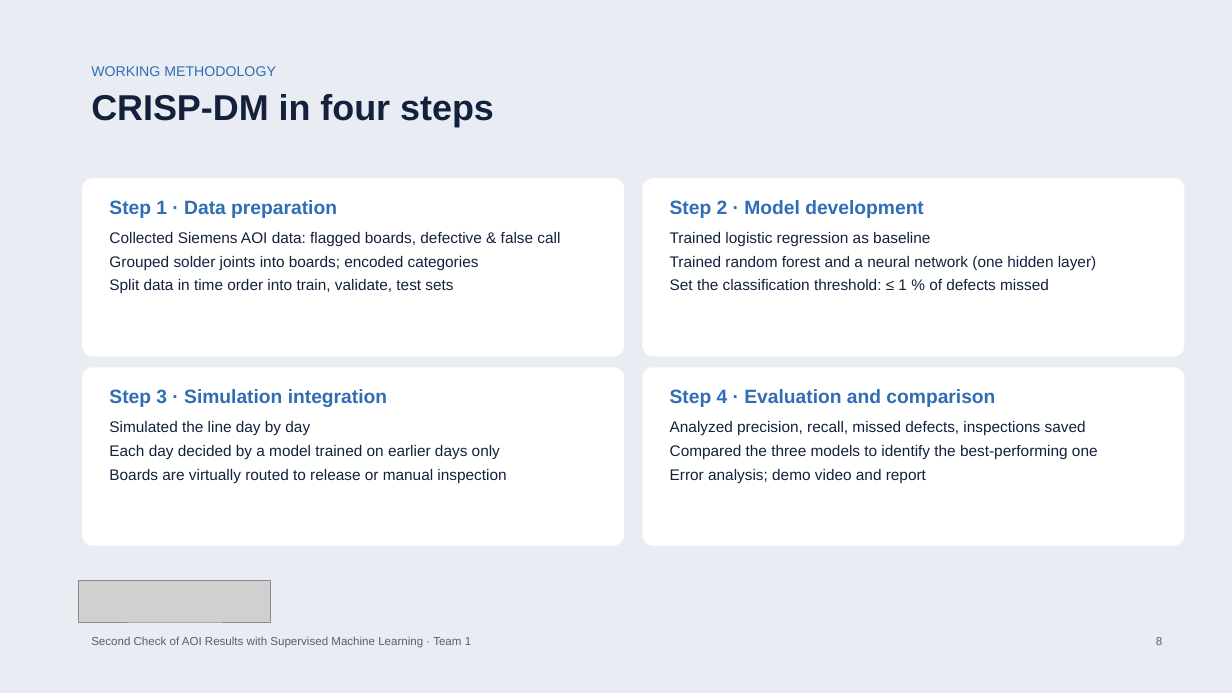
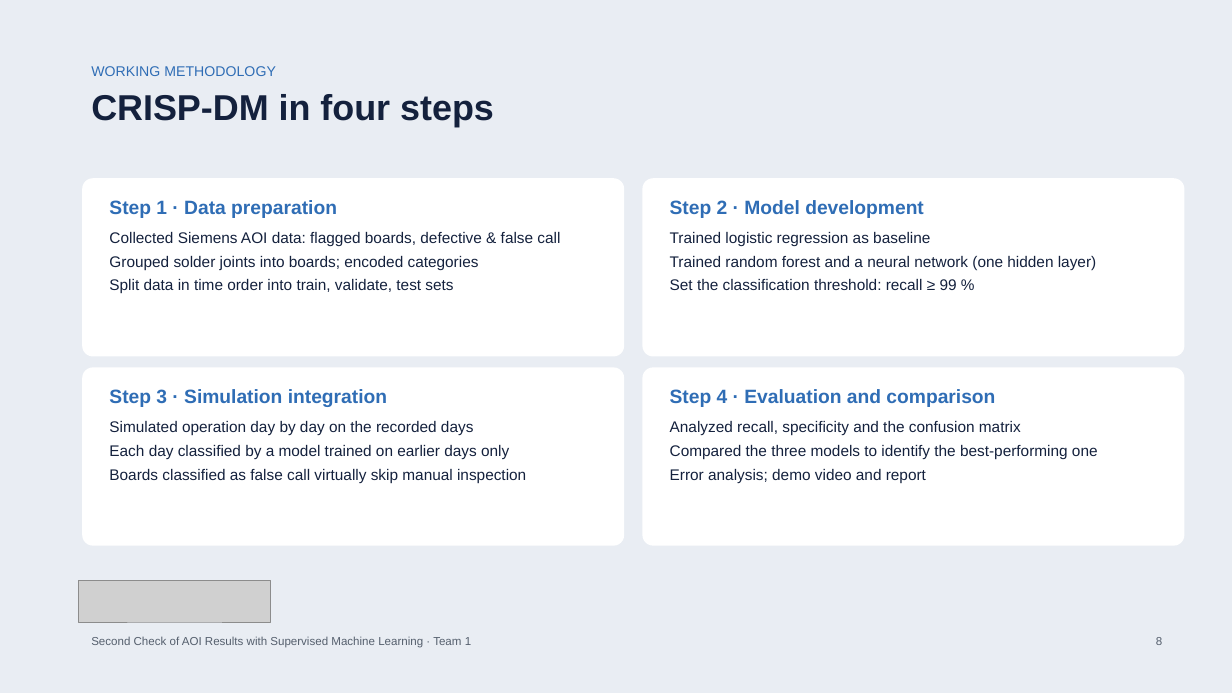
Before and after one commit to bodhi584/aoi-decision-gate, a slide deck: slide 8 of docs/slides_revised_topic.pptx. Drawn at 1232x693 pixels with LibreOffice and Linux fonts; fonts in the diff are those of the drawing; grey boxes stand for pictures. Boxes give left, top, right and bottom in pixels: in the first picture for what was removed or moved away, otherwise in the second. Text is boxed around its words. In the diff, an @@ line names an element or a change of style, - is before the commit and + after.

Commit message:
Precise scope and metrics: recall and specificity of the binary classification

```diff
--- a/docs/slides_revised_topic.pptx
+++ b/docs/slides_revised_topic.pptx
@@ text at [670, 279, 957, 290]: text changed @@
-Set the classification threshold: ≤ 1 % of defects missed
+Set the classification threshold: recall ≥ 99 %
@@ text at [109, 421, 526, 483]: text changed @@
-Simulated the line day by day
-Each day decided by a model trained on earlier days only
-Boards are virtually routed to release or manual inspection
+Simulated operation day by day on the recorded days
+Each day classified by a model trained on earlier days only
+Boards classified as false call virtually skip manual inspection
@@ text at [670, 421, 1021, 436]: text changed @@
-Analyzed precision, recall, missed defects, inspections saved
+Analyzed recall, specificity and the confusion matrix
```
Also in this commit, not shown: 10 other slides changed, 7 other files.
